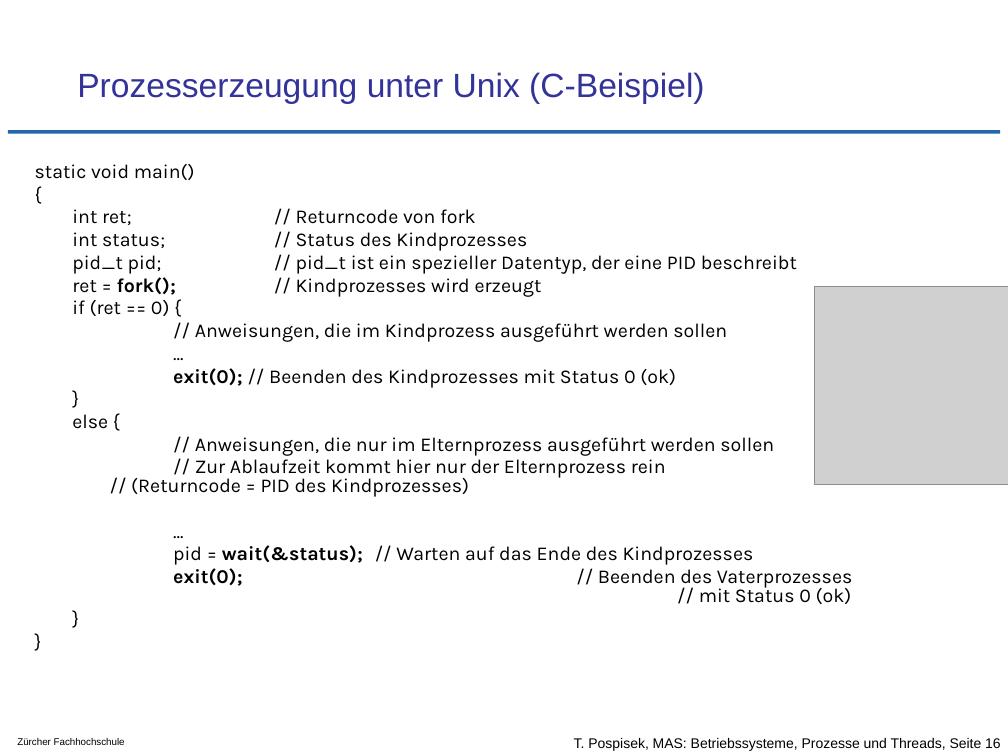
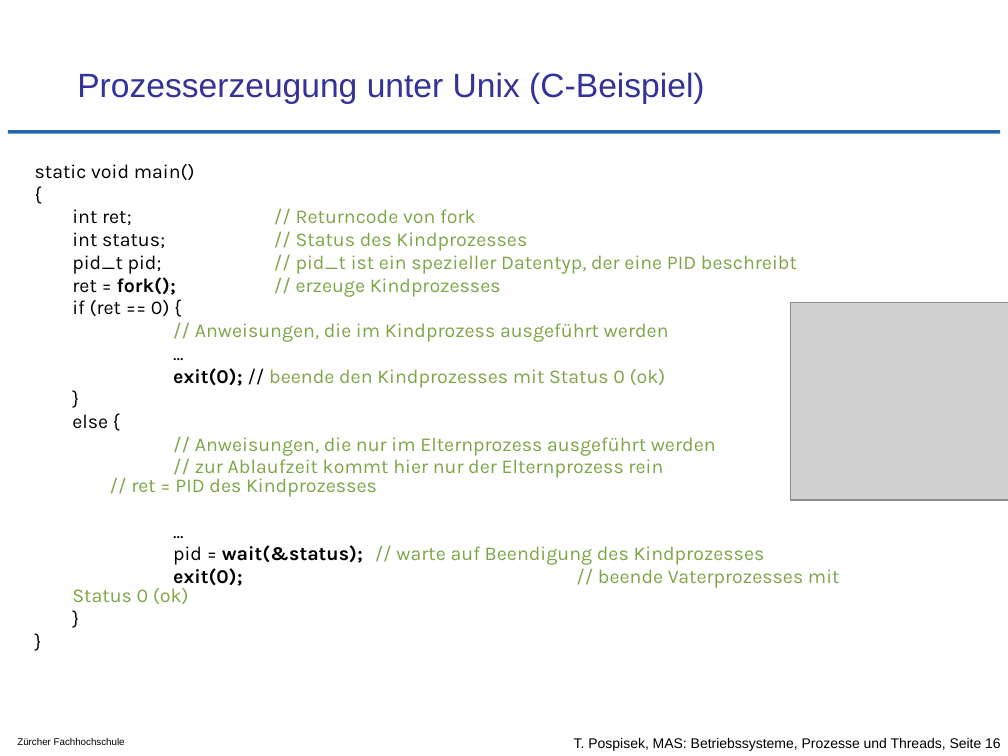
Before and after one commit to tpo/betriebssysteme, a slide deck: slide 16 of 05-2_Prozesse_und_Threads.odp. Drawn at 1008x756 pixels with LibreOffice and Linux fonts; fonts in the diff are those of the drawing; grey boxes stand for pictures; background and template pictures are left out. Boxes give left, top, right and bottom in pixels: in the first picture for what was removed or moved away, otherwise in the second. Text is boxed around its words. In the diff, an @@ line names an element or a change of style, - is before the commit and + after.

```diff
--- a/05-2_Prozesse_und_Threads.odp
+++ b/05-2_Prozesse_und_Threads.odp
@@ text at <box>72,209,797,274</box>: text colour #000000 to #7DA647 in "// Returncode von fork", "// Status des Kindprozesses", "// pid_t ist ein spezieller Datentyp, der ..." @@
@@ text at <box>72,277,501,297</box>: text changed; text colour #000000 to #7DA647 @@
-ret = fork(); // Kindprozesses wird erzeugt
+ret = fork(); // erzeuge Kindprozesses
@@ text at <box>195,323,669,342</box>: text changed; text colour #000000 to #7DA647 @@
-// Anweisungen, die im Kindprozess ausgeführt werden sollen
+// Anweisungen, die im Kindprozess ausgeführt werden
@@ picture: place and size @@
-picture at <box>814,287,1008,485</box>
+picture at <box>790,302,1008,500</box>
@@ text at <box>173,368,666,388</box>: text changed; text colour #000000 to #7DA647 @@
-exit(0); // Beenden des Kindprozesses mit Status 0 (ok)
+exit(0); // beende den Kindprozesses mit Status 0 (ok)
@@ text at <box>131,437,716,497</box>: text changed; text colour #000000 to #7DA647 @@
-// Anweisungen, die nur im Elternprozess ausgeführt werden sollen
-// Zur Ablaufzeit kommt hier nur der Elternprozess rein
-// (Returncode = PID des Kindprozesses)
+// Anweisungen, die nur im Elternprozess ausgeführt werden
+// zur Ablaufzeit kommt hier nur der Elternprozess rein
+// ret = PID des Kindprozesses
@@ text at <box>72,545,840,604</box>: text changed; text colour #000000 to #7DA647 @@
-pid = wait(&status); // Warten auf das Ende des Kindprozesses
-exit(0); // Beenden des Vaterprozesses
-// mit Status 0 (ok)
+pid = wait(&status); // warte auf Beendigung des Kindprozesses
+exit(0); // beende Vaterprozesses mit Status 0 (ok)
```
Also in this commit, not shown: 6 other slides changed, 3 other files.
